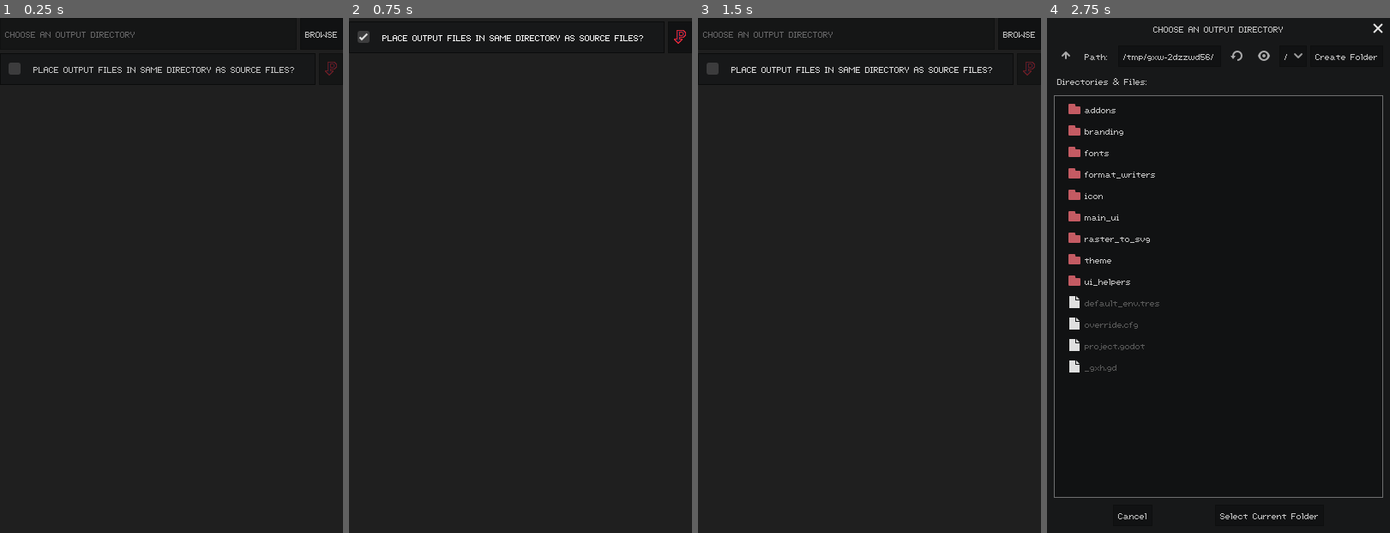
Above: before the commit, frames 1-4 (left to right).
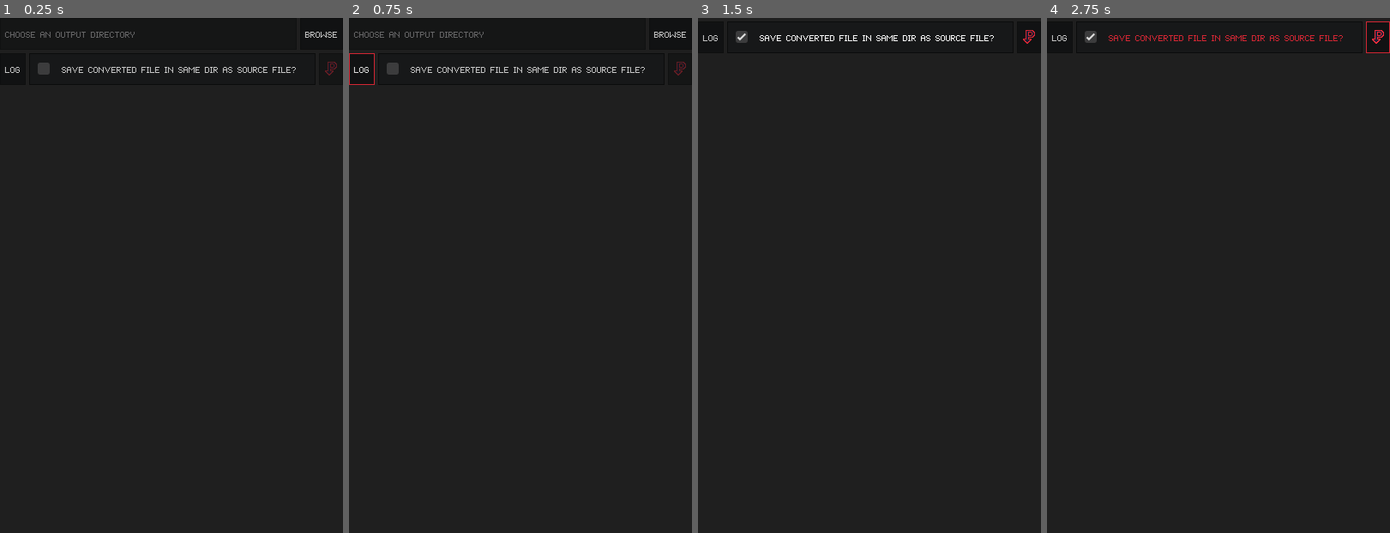
Above: after the commit, the same moments.

Repository: RabbitB/PIXELVEC
Game: Godot game, scene res://main_ui/output_controls/output_controls.tscn
Same seed, same stepped clock (60 frames per second), same inputs: the game is played once before the commit and once after it. This scene is started directly instead of the project's main scene.
Inputs (mouse positions are in pixels of both pictures, inside the frame that each line leads up to):
- Up to frame 1 (0.25 s): no input
- Up to frame 2 (0.75 s): click (362, 69) at 0.5 s, where only the run after the commit has a clickable "LOG"
- Up to frame 3 (1.5 s): click "PLACE OUTPUT FILES IN SAME DI…" (after the commit: "SAVE CONVERTED FILE IN SAME D…") at 1.25 s
- Up to frame 4 (2.75 s): click (1369, 33) at 2 s, where only the run before the commit has a clickable "BROWSE"

The runs differ from the first frame. In frame 1, 0.5% of the frame differs, in the area x 1-87%, y 8-11%; in frame 2, 1.1%; in frame 3, 1.0%; in frame 4, 3.2%, in the area x 1-100%, y 0-98%.

Commit message:
Integrate the log viewer into the UI

Diff:
--- a/Project/main_ui/main_ui.gd
+++ b/Project/main_ui/main_ui.gd
@@ -4,12 +4,24 @@
 const RasterToSVG: Script = preload("res://raster_to_svg/raster_to_svg.gd")
 const SourceImages: Script = preload("res://main_ui/source_images/source_images.gd")
 const OutputControls: Script = preload("res://main_ui/output_controls/output_controls.gd")
+const LogViewer: Script = preload("res://main_ui/log_viewer/log_viewer.gd")
 
 export(NodePath) var source_images_ui: NodePath
 export(NodePath) var output_ui: NodePath
+export(NodePath) var log_viewer: NodePath
 
 onready var _source_images_ui: SourceImages = get_node(source_images_ui) as SourceImages
 onready var _output_ui: OutputControls = get_node(output_ui) as OutputControls
+onready var _log_viewer: LogViewer = get_node(log_viewer) as LogViewer
+
+
+func view_log(show: bool) -> void:
+	if show:
+		_log_viewer.show_log()
+		_source_images_ui.visible = false
+	else:
+		_log_viewer.close_log()
+		_source_images_ui.visible = true
 
 
 func _on_OutputControls_convert_files() -> void:
@@ -20,7 +32,6 @@
 		var source_image: Image = Image.new()
 
 		var err: int = source_image.load(file)
-
 		if err:
 			print(err)
 
@@ -31,3 +42,13 @@
 		output_file.open(output_path, File.WRITE)
 		output_file.store_string(svg_output)
 		output_file.close()
+
+		view_log(true)
+
+
+func _on_OutputControls_view_log() -> void:
+	view_log(true)
+
+
+func _on_Log_log_will_close() -> void:
+	view_log(false)
--- a/Project/main_ui/main_ui.tscn
+++ b/Project/main_ui/main_ui.tscn
@@ -1,8 +1,9 @@
-[gd_scene load_steps=5 format=2]
+[gd_scene load_steps=6 format=2]
 
 [ext_resource path="res://main_ui/output_controls/output_controls.tscn" type="PackedScene" id=1]
 [ext_resource path="res://main_ui/source_images/source_images.tscn" type="PackedScene" id=2]
 [ext_resource path="res://main_ui/main_ui.gd" type="Script" id=3]
+[ext_resource path="res://main_ui/log_viewer/log_viewer.tscn" type="PackedScene" id=4]
 [ext_resource path="res://theme/edg8.theme" type="Theme" id=14]
 
 [node name="MainUI" type="MarginContainer"]
@@ -19,6 +20,7 @@
 }
 source_images_ui = NodePath("Sections/SourceImages")
 output_ui = NodePath("Sections/OutputControls")
+log_viewer = NodePath("Sections/Log")
 
 [node name="Sections" type="VBoxContainer" parent="."]
 margin_left = 4.0
@@ -35,10 +37,19 @@
 item_list = NodePath("../SourceImages/SourceImages/ItemList")
 remove_file_btn = NodePath("../SourceImages/SourceImages/ListControls/RemoveFile")
 
+[node name="Log" parent="Sections" instance=ExtResource( 4 )]
+visible = false
+anchor_right = 0.0
+anchor_bottom = 0.0
+margin_right = 392.0
+margin_bottom = 510.0
+
 [node name="OutputControls" parent="Sections" instance=ExtResource( 1 )]
 anchor_right = 0.0
 anchor_bottom = 0.0
 margin_top = 514.0
 margin_right = 392.0
 margin_bottom = 592.0
+[connection signal="log_will_close" from="Sections/Log" to="." method="_on_Log_log_will_close"]
 [connection signal="convert_files" from="Sections/OutputControls" to="." method="_on_OutputControls_convert_files"]
+[connection signal="view_log" from="Sections/OutputControls" to="." method="_on_OutputControls_view_log"]
--- a/Project/main_ui/output_controls/output_controls.gd
+++ b/Project/main_ui/output_controls/output_controls.gd
@@ -2,6 +2,7 @@
 
 
 signal convert_files()
+signal view_log()
 
 export(NodePath) var output_dir_dialog: NodePath
 export(NodePath) var output_dir_check_box: NodePath
@@ -62,3 +63,7 @@
 
 func _on_ConvertButton_pressed() -> void:
 	emit_signal("convert_files")
+
+
+func _on_ViewLog_pressed() -> void:
+	emit_signal("view_log")
--- a/Project/main_ui/output_controls/output_controls.tscn
+++ b/Project/main_ui/output_controls/output_controls.tscn
@@ -63,7 +63,14 @@
 margin_right = 400.0
 margin_bottom = 78.0
 
+[node name="ViewLog" type="Button" parent="Convert"]
+margin_right = 30.0
+margin_bottom = 37.0
+hint_tooltip = "View the output log."
+text = "LOG"
+
 [node name="PanelContainer" type="PanelContainer" parent="Convert"]
+margin_left = 34.0
 margin_right = 368.0
 margin_bottom = 37.0
 size_flags_horizontal = 3
@@ -72,11 +79,11 @@
 [node name="OutputDirCheckBox" type="CheckBox" parent="Convert/PanelContainer"]
 margin_left = 5.0
 margin_top = 5.0
-margin_right = 363.0
+margin_right = 329.0
 margin_bottom = 32.0
 size_flags_horizontal = 3
 custom_styles/focus = SubResource( 1 )
-text = "PLACE OUTPUT FILES IN SAME DIRECTORY AS SOURCE FILES?"
+text = "SAVE CONVERTED FILE IN SAME DIR AS SOURCE FILE?"
 align = 1
 __meta__ = {
 "_edit_use_anchors_": false
@@ -91,5 +98,6 @@
 icon = ExtResource( 3 )
 [connection signal="dir_selected" from="OutputDirDialog" to="." method="_on_OutputDirDialog_dir_selected"]
 [connection signal="pressed" from="ChooseOutputLoc/BrowseButton" to="." method="_on_BrowseButton_pressed"]
+[connection signal="pressed" from="Convert/ViewLog" to="." method="_on_ViewLog_pressed"]
 [connection signal="toggled" from="Convert/PanelContainer/OutputDirCheckBox" to="." method="_on_OutputDirCheckButton_toggled"]
 [connection signal="pressed" from="Convert/ConvertButton" to="." method="_on_ConvertButton_pressed"]
--- a/Project/main_ui/source_images/source_images.tscn
+++ b/Project/main_ui/source_images/source_images.tscn
@@ -52,6 +52,11 @@
 margin_bottom = 37.0
 alignment = 2
 
+[node name="Spacer" type="Control" parent="SourceImages/ListControls"]
+margin_right = 238.0
+margin_bottom = 37.0
+size_flags_horizontal = 3
+
 [node name="Label" type="Label" parent="SourceImages/ListControls"]
 margin_left = 242.0
 margin_right = 322.0
--- a/Project/project.godot
+++ b/Project/project.godot
@@ -9,12 +9,18 @@
 config_version=4
 
 _global_script_classes=[ {
+"base": "Reference",
+"class": "Log",
+"language": "GDScript",
+"path": "res://addons/chino/global/log.gd"
+}, {
 "base": "Resource",
 "class": "XMLWriter",
 "language": "GDScript",
 "path": "res://format_writers/xml_writer.gd"
 } ]
 _global_script_class_icons={
+"Log": "",
 "XMLWriter": ""
 }
 
